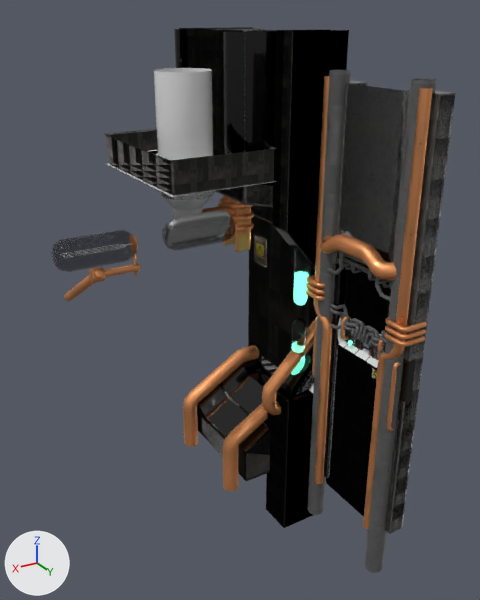
The FBX model ChromaShift/Assets/Prefabs/Chunks.fbx as it was, and as the next commit left it.
The view is the same before and after, from a 50 mm camera at (296.0, 319.0, 221.0) aimed at (55.0, -82.0, 20.0). The axes (+X, +Y, +Z) are drawn at lower left. The lights are the same throughout. The first picture is the older version. Where no turn or scale is listed for an object, it has been applied to the vertices. Vertices at exactly the same position are counted once.

The first picture shows 'Style1_LabLight', 'Style1_PanelCeilingCorner', 'Style1_PanelFloorCorner', 'Style1_PanelUpper', 'Style2_Ceiling', 'Style2_GatePillarThicc.001', 'Style2_PanelExtended', 'Style3_FloorCornerPillar', 'Style3_GateCornerPillar', 'Style3_GatePillarThicc', 'Style3_GatePillarThicc.001', 'Style3_LabLight', 'Style3_PanelLower' and 20 more.
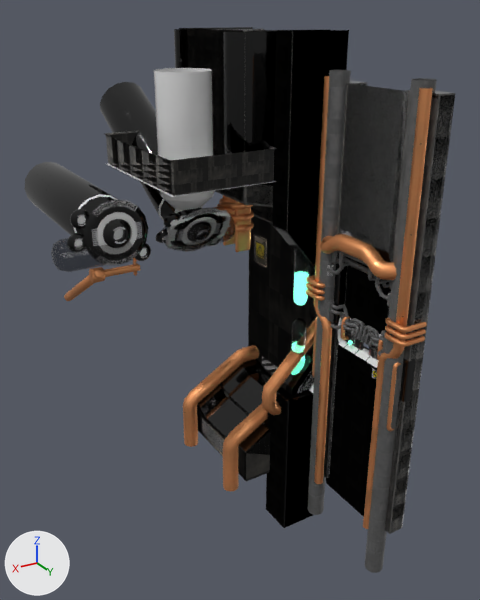
Pixel boxes [x1, y1, x2, y2] of what changed, in the pictures (480 x 600 px):
'Style3_LabLight.001', added: after [24, 162, 151, 265]
    faces in mat_plasticblack: [24, 162, 151, 265]
    faces in mat_emitgreen (white #e7e7e7): [73, 195, 147, 256]
    faces in mat_stickersbiolab: [75, 200, 147, 265]
'Style3_LabLight', reshaped: before [160, 191, 231, 227]; after [100, 82, 224, 252]
part 1 of me_cylinder_007, rebuilt: before [169, 210, 231, 227]; after [193, 213, 213, 222]
part 2 of me_cylinder_007, rebuilt (not visible before): after [180, 208, 224, 252]
part 3 of me_cylinder_007, built on: before [160, 191, 213, 220]; after [100, 82, 218, 246]

The edits, one by one:
Material 'EmitGreen' (mat_emitgreen) is new.
Its base color is (0.8, 0.8, 0.8) (white #e7e7e7).
Its roughness is 0.4.
me_cylinder_007 is used by ob_style3_lablight; location (80.0, -117.0, 115.0).
me_cylinder_007 had 324 vertices, 286 faces and spanned x -25.0..25.0, y -20.1..25.2, z -53.4..0.0.
me_cylinder_007 no longer uses material mat_emit (white #e7e7e7).
me_cylinder_007 now has 872 vertices, 748 faces and spans x -24.6..32.5, y -127.6..28.4, z -59.5..54.6.
me_cylinder_007 part 1: the loose piece of 206 vertices spanning x -25.0..25.0, y 7.2..25.2, z -53.4..-25.8 is rebuilt with 8 vertices and now spans x -18.3..18.3, y 8.5..26.8, z -56.2..-24.6, in mat_emitgreen (white #e7e7e7).
me_cylinder_007 part 2: the loose piece of 6 vertices spanning x -23.3..23.3, y 9.5..22.2, z -50.4..-28.4 is rebuilt with 128 vertices and now spans x -22.6..22.6, y 5.4..28.4, z -59.5..-20.4.
me_cylinder_007 part 3: 112 vertices removed from x -20.1..20.1, y -20.1..20.1, z -44.8..0.0; 736 vertices added at x -24.6..32.5, y -127.6..25.1, z -59.2..54.6.
me_cylinder_007 gains material mat_stickersbiolab.
me_cylinder_007 gains material mat_emitgreen (white #e7e7e7).
Mesh me_cylinder_009 is new.
It has 872 vertices, 748 faces and spans x -25.0..32.0, y -120.0..40.0, z -50.0..-4.0.
Faces by material slot: [666, 62, 20].
It uses material mat_plasticblack.
It uses material mat_stickersbiolab.
It uses material mat_emitgreen (white #e7e7e7).
Object 'Style3_LabLight.001' (ob_style3_lablight_001) is new; it shows me_cylinder_009.
Its location is (149.5, -117.0, 115.0).
